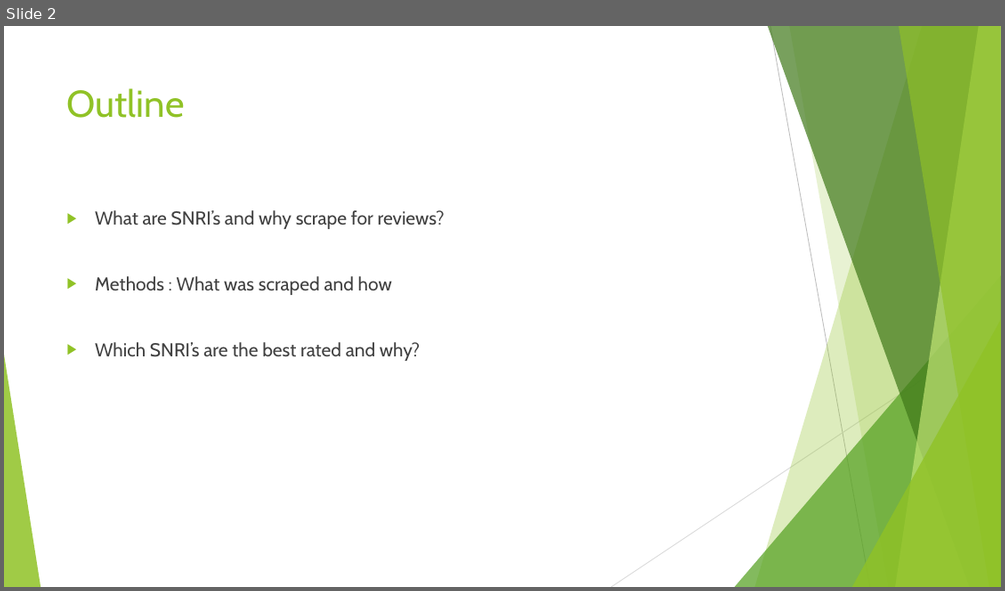
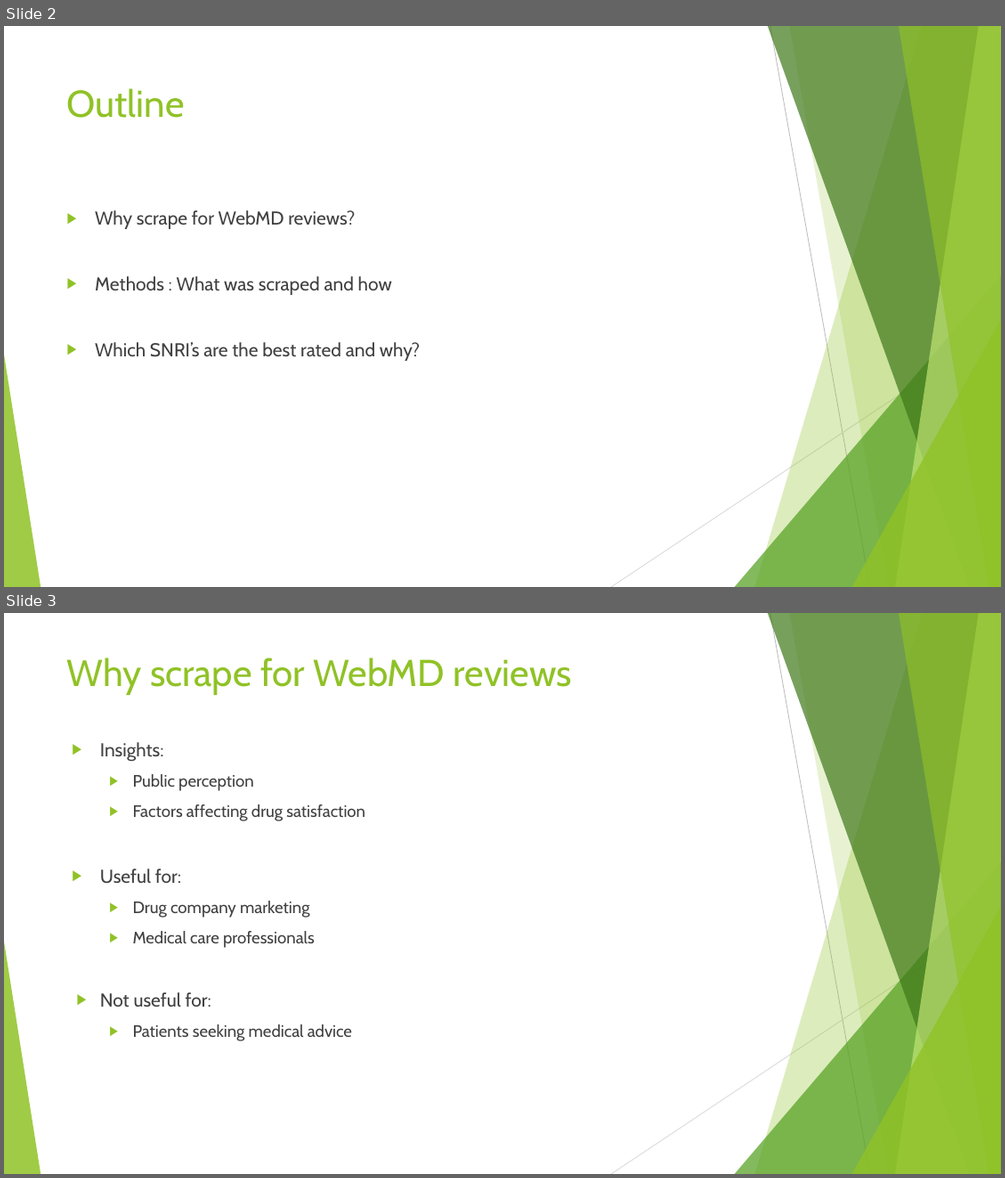
Before and after one commit to chinm0818/WebMDScrape, a slide deck: pres.pptx. Shown one above the other, each under a label of ours: slide 2 before the commit, slides 2 and 3 after it. The pictures are 1005x591 and 1005x1178 pixels, drawn with LibreOffice and Linux fonts; fonts in the diff are those of the drawing. Boxes give left, top, right and bottom in pixels: in the first picture for what was removed or moved away, otherwise in the second. Text is boxed around its words. In the diff, an @@ line names an element or a change of style, - is before the commit and + after.

```diff
--- a/pres.pptx
+++ b/pres.pptx
@@ slide 3 added at bbox=[4, 613, 1001, 1174], background #FFFFFF; not listed: 10 template elements that a slide beside it also shows @@
@@ title added at bbox=[67, 657, 572, 695], 36 pt, text #90C226 @@
+Why scrape for WebMD reviews
@@ text added at bbox=[100, 742, 365, 1041], 16 pt, text #404040 @@
+▶ Insights:
+  ▶ Public perception
+  ▶ Factors affecting drug satisfaction
+▶ Useful for:
+  ▶ Drug company marketing
+  ▶ Medical care professionals
+▶ Not useful for:
+  ▶ Patients seeking medical advice
@@ slide 2 changed as well @@
@@ text at bbox=[95, 210, 355, 229]: text changed @@
-▶ What are SNRI’s and why scrape for reviews?
+▶ Why scrape for WebMD reviews?
```
Also in this commit, not shown: 2 other slides changed, 3 other slides added, 1 other file.
